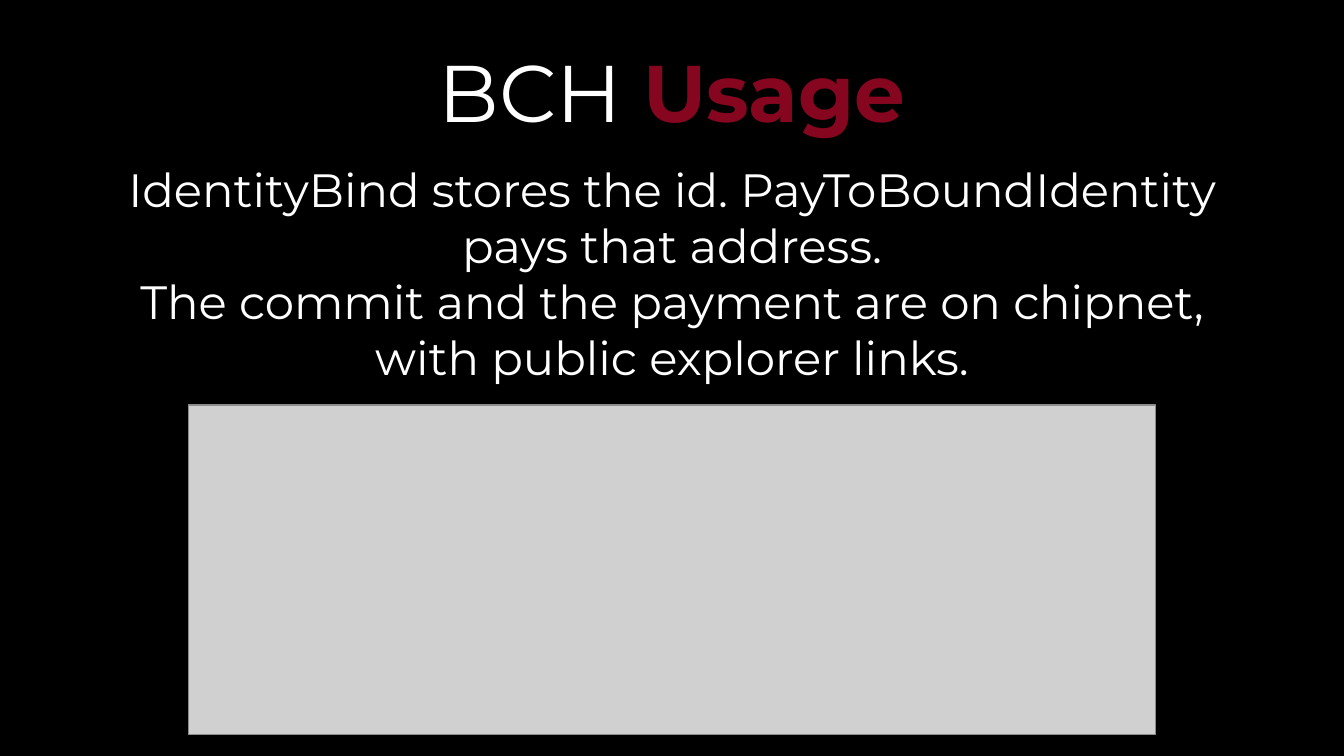
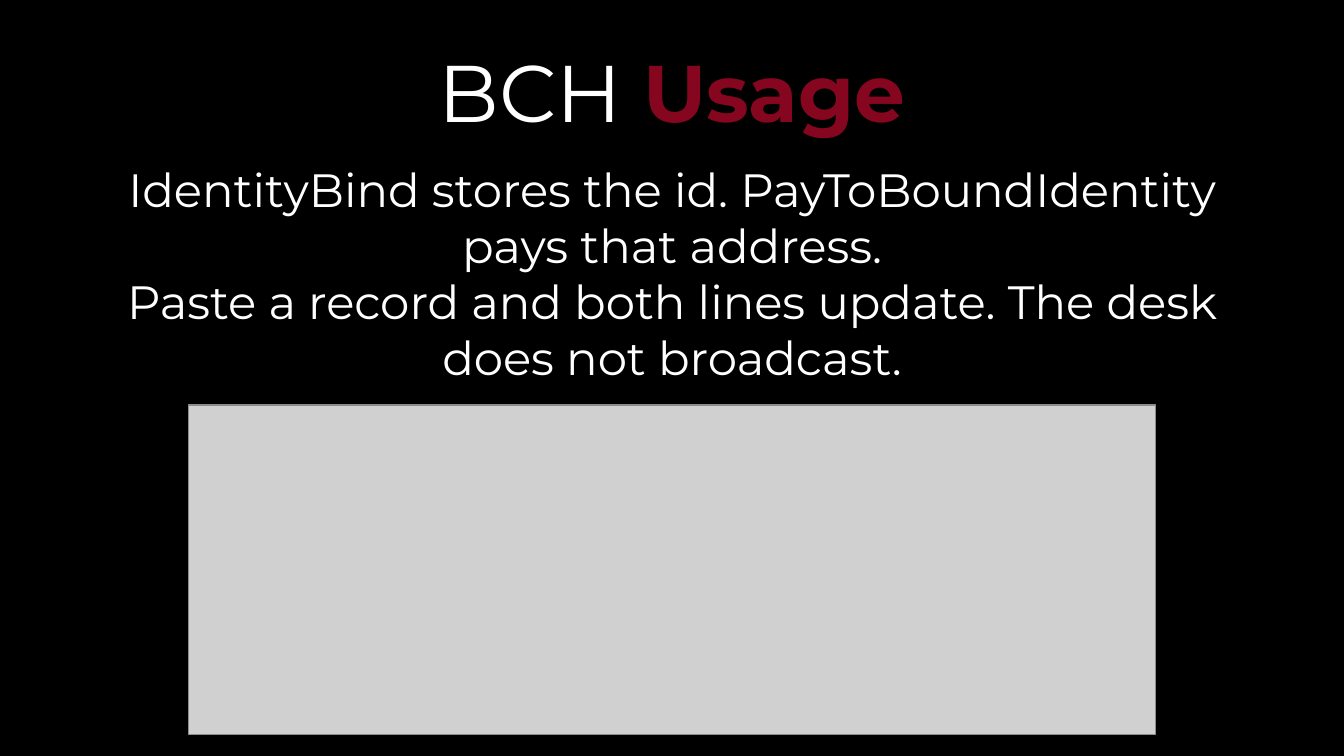
Before and after one commit to Utitofon-Udoekong/xoidentity, a slide deck: slide 5 of BLAZE-2026-XOIdentity.pptx. Drawn at 1344x756 pixels with LibreOffice and Linux fonts; fonts in the diff are those of the drawing; grey boxes stand for pictures; background and template pictures are left out. Boxes give left, top, right and bottom in pixels: in the first picture for what was removed or moved away, otherwise in the second. Text is boxed around its words. In the diff, an @@ line names an element or a change of style, - is before the commit and + after.

Commit message:
feat: check a pasted binding as it is typed and compile identity before deploy
The desk updates the commitment and pay lines without a verify button, and the Vercel build compiles @bchblaze/identity first.

```diff
--- a/BLAZE-2026-XOIdentity.pptx
+++ b/BLAZE-2026-XOIdentity.pptx
@@ text at <box>127,284,1218,376</box>: text changed @@
-The commit and the payment are on chipnet, with public explorer links.
+Paste a record and both lines update. The desk does not broadcast.
```
Also in this commit, not shown: 3 other slides changed, 2 slides added, 2 other files.
